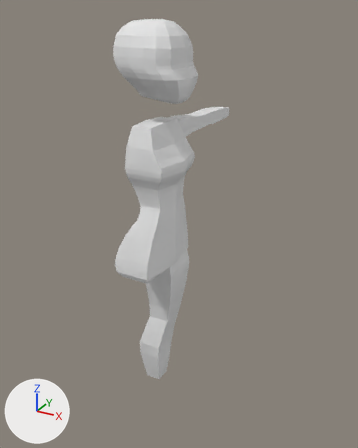
Before and after pictures for a commit that changed the Blender file Modelos/Cabeca.blend.
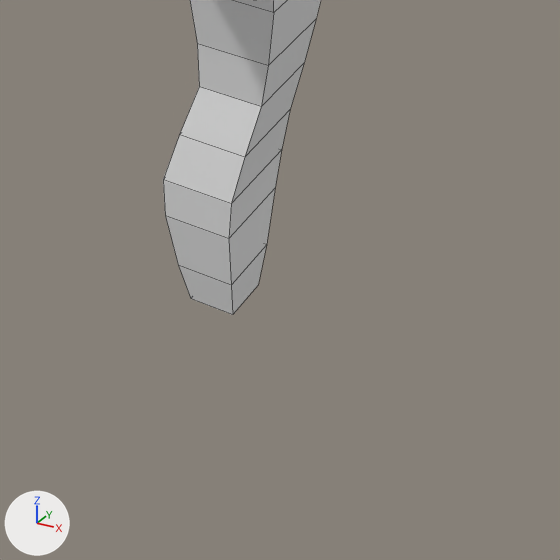
The first picture shows the older version from a camera (50 mm lens) standing at (0.962, -1.59, 0.232) and looking at (-0.073, 0.29, -0.708). The close-ups show the older and then the newer version on the part from 26% to 70% of the width and 65% to 100% of the height of that picture. Only the edits that show in the close-ups are written down. The lights are fixed; the arrows at lower left show +X, +Y and +Z. The close-ups show mesh edges as thin lines.

The first close-up shows 'Perna.E'.
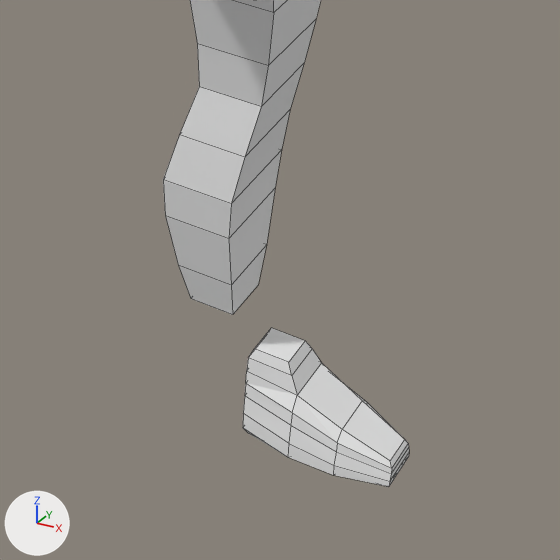
Location of each change, (x1, y1, x2, y2) in pixels of the close-ups (560 x 560 px):
'Cubo', added: after (243, 328, 409, 487)

What the commit changed:
Mesh me_cubo_005 is new.
It has 56 vertices, 54 faces and spans x -3.85..1.0, y -1.01..1.36, z -1.8..1.0.
Object 'Cubo' (ob_cubo) is new; it shows me_cubo_005.
Its location is (0.0, 0.096, -1.553).
Its rotation in degrees is (0, 0, 180).
Its scale is (0.0532, 0.0532, 0.0532).
It gains a SMOOTH modifier named 'Suavizar'.
Modifier setting: iterations = 3.
